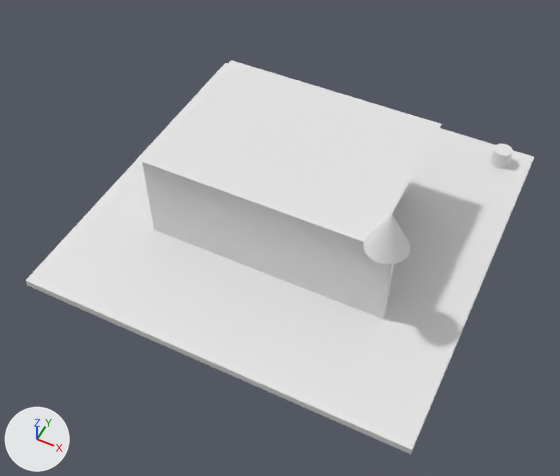
What one commit did to the glTF model model.glb.
Both versions are drawn from a camera (50 mm lens) standing at (0.0589, -0.1286, 0.1496) and looking at (0.0018, -0.0145, 0.0069). Lighting does not change. The marker at lower left points along +X, +Y and +Z. The picture after the commit comes second. Where no turn or scale is listed for an object, it has been applied to the vertices.
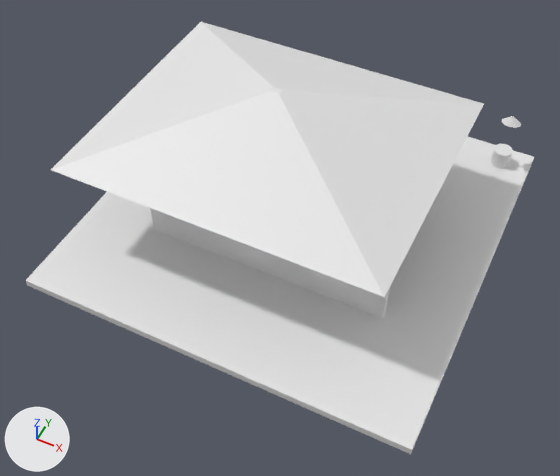
Location of each change, (x1, y1, x2, y2) in pixels of the pictures (560 x 476 px):
'Cube.004', added: after (51, 22, 484, 297)
'Cone', moved, rescaled: before (363, 214, 411, 264); after (502, 116, 521, 128)
'Plane', unchanged, covered by the edit: before (139, 60, 442, 242)
'Cube.002', unchanged, covered by the edit: before (142, 162, 394, 319); after (150, 208, 390, 319)

The change, as a list of edits to the scene's bpy script:
```text
Add me_cube_004:
    me_cube_004.from_pydata([(-0.0414, -0.0343, -0.0067), (-0.0012, -0.001, 0.0067), (-0.0414, 0.0343, -0.0067), (-0.0012, 0.001, 0.0067), (0.0414, -0.0343, -0.0067), (0.0012, -0.001, 0.0067), (0.0414, 0.0343, -0.0067), (0.0012, 0.001, 0.0067)], [], [(0, 1, 3), (0, 3, 2), (2, 3, 7), (2, 7, 6), (6, 7, 5), (6, 5, 4), (4, 5, 1), (4, 1, 0), (2, 6, 4), (2, 4, 0), (7, 3, 1), (7, 1, 5)])
Change ob_cone:
    ob_cone.location: (0.0305, -0.0212, 0.0303) -> (0.0419, 0.0432, 0.0166)
    ob_cone.scale: (0.005, 0.005, 0.005) -> (0.00259, 0.00194, 0.0011)
Add ob_cube_004:
    ob_cube_004 = bpy.data.objects.new('Cube.004', me_cube_004)
    ob_cube_004.location = (-0.0062, -0.0003, 0.0326)
```
